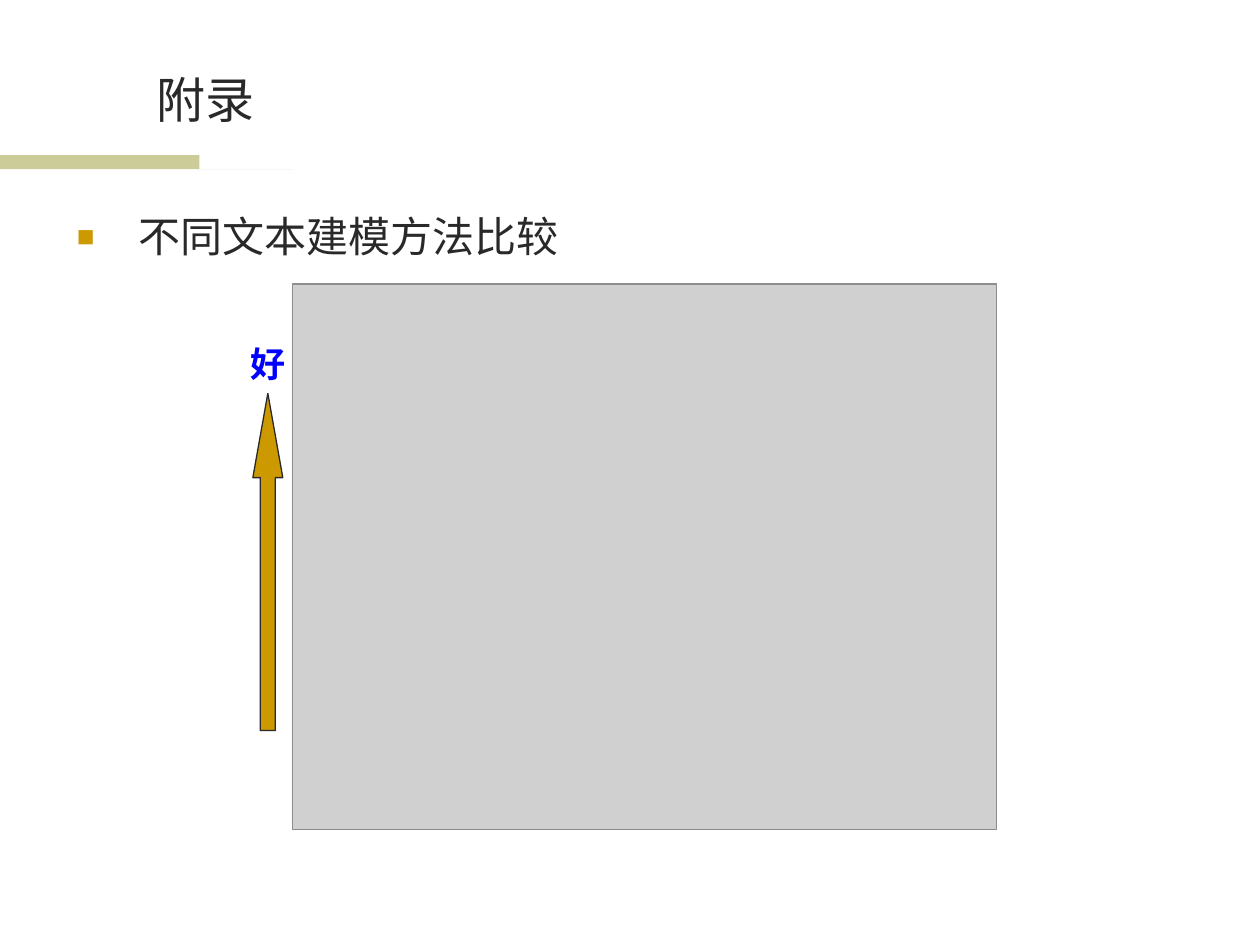
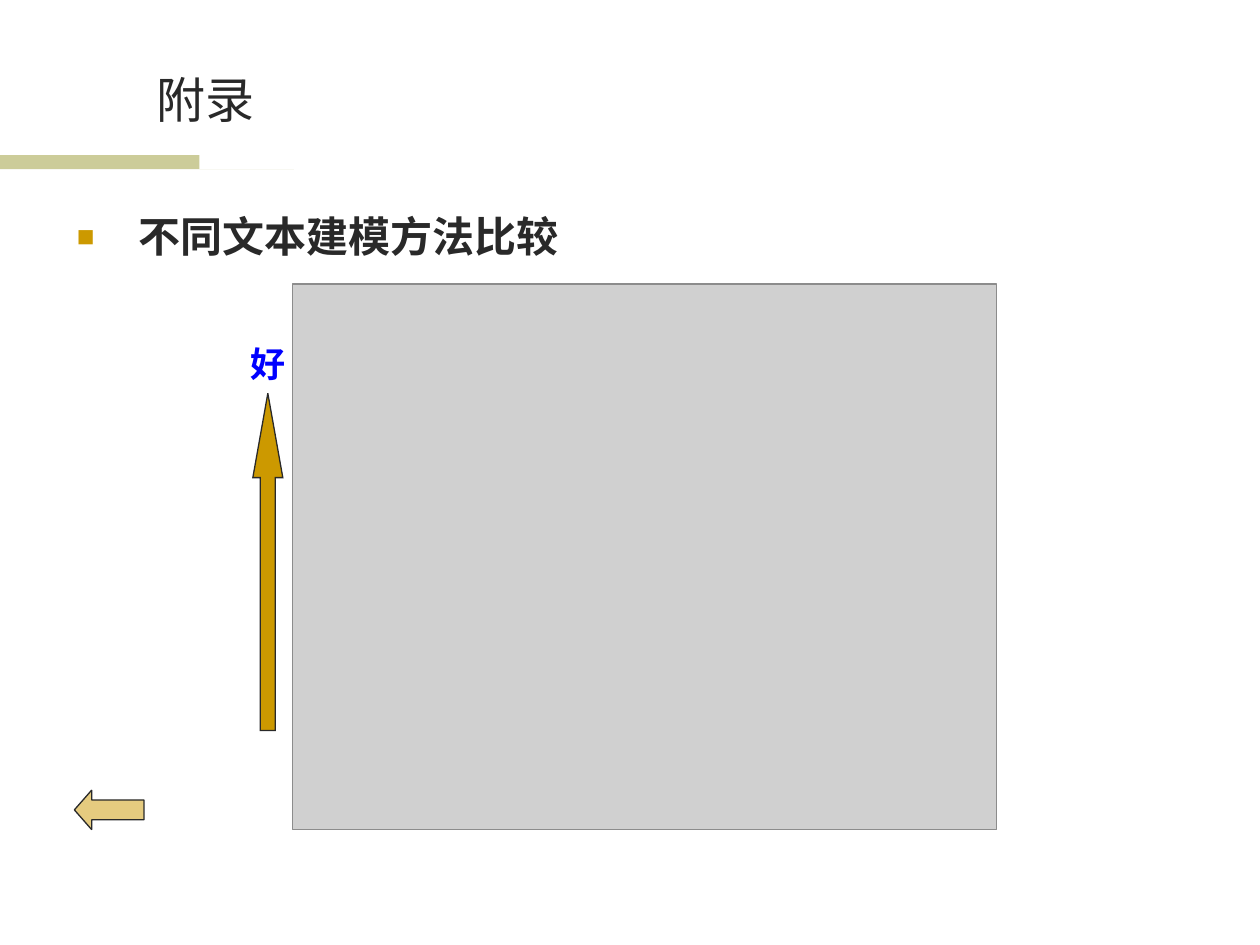
Before and after one commit to wwssttt/NJUThesis, a slide deck: slide 31 of ppt/一种基于时间序列分析的个性化音乐推荐系统及其实现.ppt. Drawn at 1260x945 pixels with LibreOffice and Linux fonts; fonts in the diff are those of the drawing; grey boxes stand for pictures; background and template pictures are left out. Boxes give left, top, right and bottom in pixels: in the first picture for what was removed or moved away, otherwise in the second. Text is boxed around its words. In the diff, an @@ line names an element or a change of style, - is before the commit and + after.

```diff
--- a/ppt/一种基于时间序列分析的个性化音乐推荐系统及其实现.ppt
+++ b/ppt/一种基于时间序列分析的个性化音乐推荐系统及其实现.ppt
@@ text "不同文本建模方法比较" at [139,216,559,256]: bold on @@
@@ left arrow added at [74,790,144,829], fill #CC9900 at 50% opacity, outline #292929 0.74 pt @@
```
Also in this commit, not shown: 6 other slides changed.
